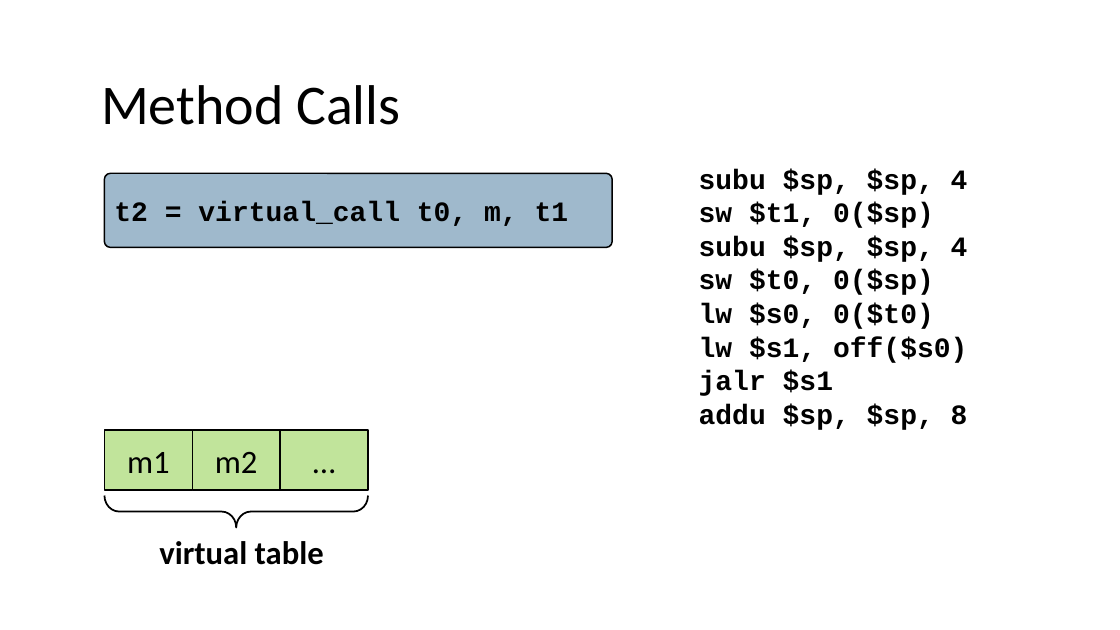
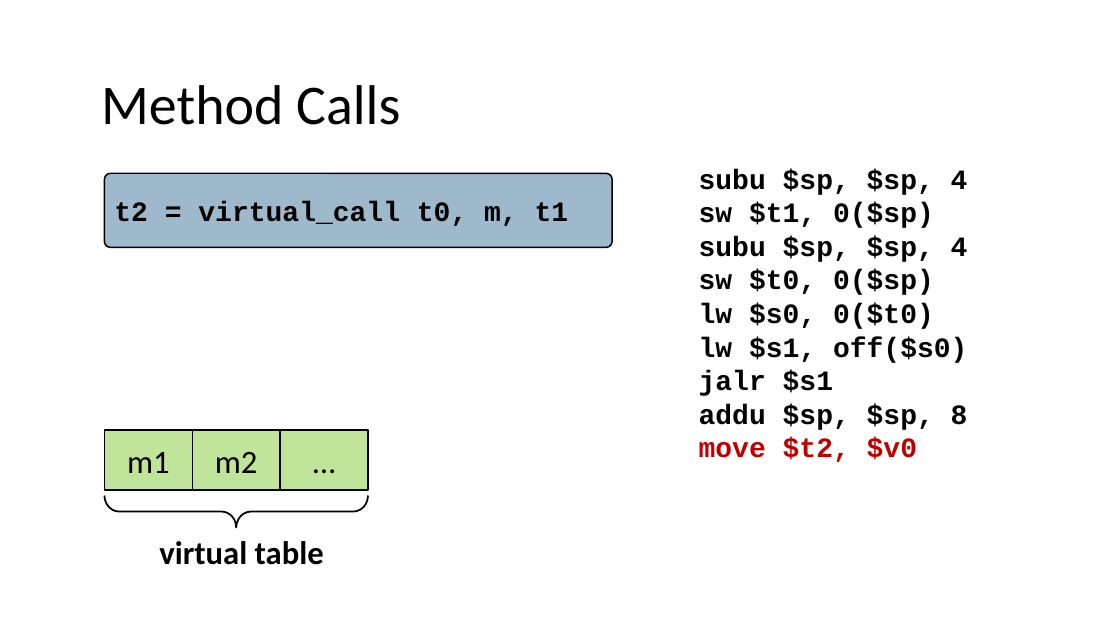
Before and after one commit to nivshani/compilation, a slide deck: slide 99 of slides/codegen.pptx. Drawn at 1120x630 pixels with LibreOffice and Linux fonts; fonts in the diff are those of the drawing. Boxes give left, top, right and bottom in pixels: in the first picture for what was removed or moved away, otherwise in the second. Text is boxed around its words. In the diff, an @@ line names an element or a change of style, - is before the commit and + after.

```diff
--- a/slides/codegen.pptx
+++ b/slides/codegen.pptx
@@ text at bbox=[699, 438, 917, 462]: paragraph added @@
+move $t2, $v0
```
Also in this commit, not shown: 8 other slides changed, 6 slides added, 1 other file.
